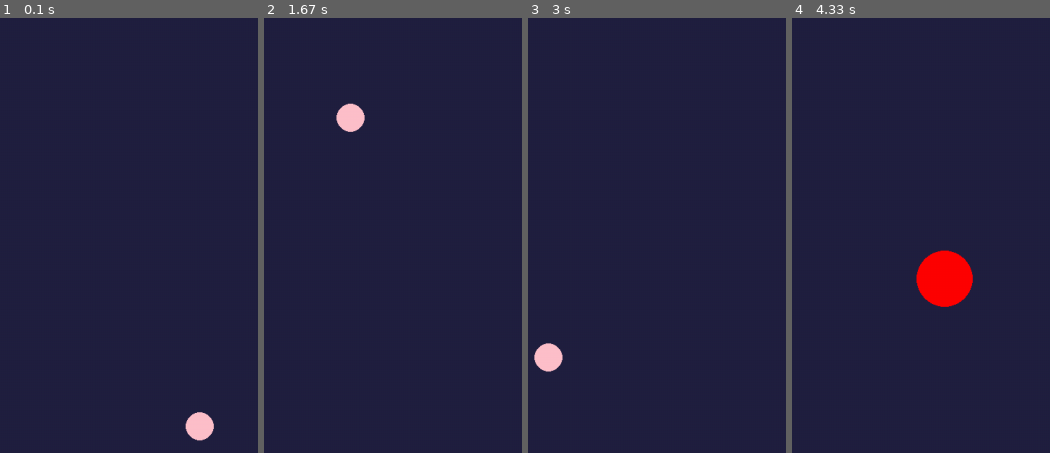
Above: before the commit, frames 1-4 (left to right).
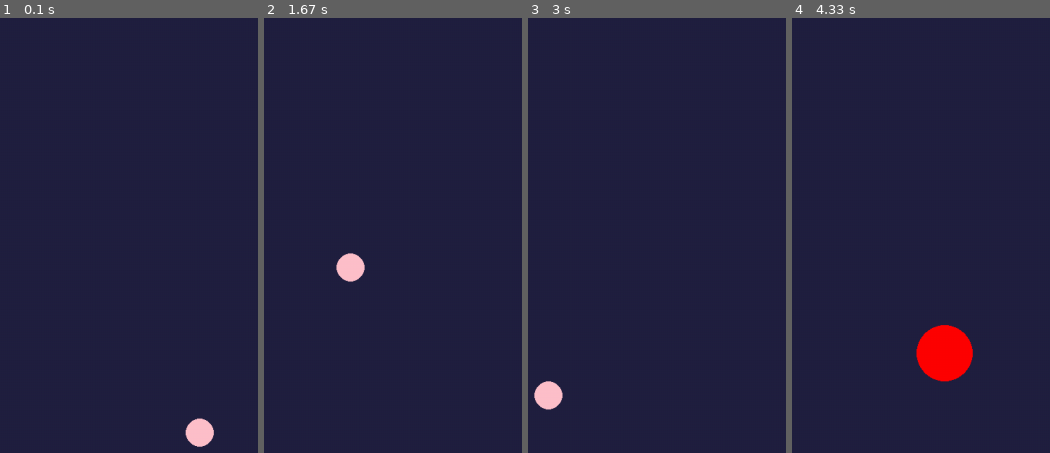
Above: after the commit, the same moments.

Repository: LeoArtDev/pygame_academic_project
Game: pygame game, started from main.py
Two runs of this game, one before a commit and one after it. Both use one fixed random seed, a clock stepped at 60 frames per second and the inputs below.
Inputs:
- Up to frame 1 (0.1 s): no input
- Up to frame 2 (1.67 s): tap Space at 0.33, 0.73, 1.03, 1.23, 1.57 s
- Up to frame 3 (3 s): tap Space at 1.87, 2.07, 2.37, 2.97 s; tap W at 2.15 s; tap R at 2.57 s
- Up to frame 4 (4.33 s): tap Space at 3.3, 3.6 s; tap W at 3.38 s

The runs differ from the first frame. In frame 1, 0.4% of the frame differs, in the area x 71-83%, y 90-99%; in frame 2, 1.2%; in frame 3, 1.2%; in frame 4, 4.5%, in the area x 48-71%, y 53-84%.

Commit message:
deleted the txt for testing

Diff:
--- a/entities/player.py
+++ b/entities/player.py
@@ -13,7 +13,7 @@
         self.y = 600 #posicao no eixo y
         self.raio = 20
         self.velocidade = 800
-        self.vertical = 280
+        self.vertical = 150
         self.morto = False
         self.direcao_x = -1
 
@@ -70,7 +70,6 @@
         self.velocidade = 0
         self.vertical = 0
 
-
     # fiz só pra brincar kk
     def restart(self, tela):
         self.morto = False
Empty file removed: test.txt
